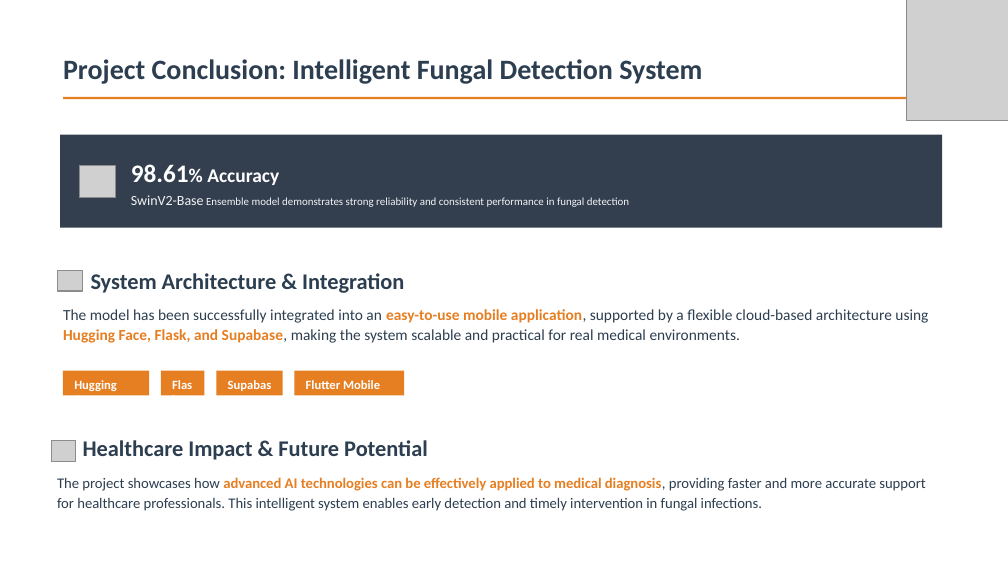
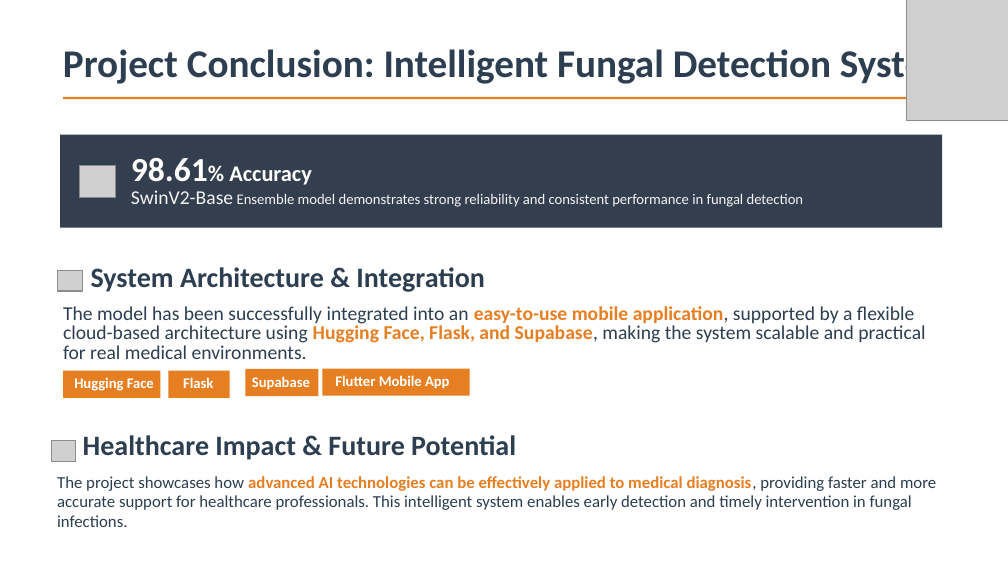
Before and after one commit to ahmed7git/Final-prowerPT, a slide deck: slide 31 of final edit.pptx (slide 32 before the commit). Drawn at 1008x567 pixels with LibreOffice and Linux fonts; fonts in the diff are those of the drawing; grey boxes stand for pictures; background and template pictures are left out. Boxes give left, top, right and bottom in pixels: in the first picture for what was removed or moved away, otherwise in the second. Text is boxed around its words. In the diff, an @@ line names an element or a change of style, - is before the commit and + after.

```diff
--- a/final edit.pptx
+++ b/final edit.pptx
@@ text "Project Conclusion: Intelligent Fungal Detection ..." at <box>63,44,956,87</box>: size 20 to 28 pt @@
@@ text "98.61% Accuracy" at <box>131,158,312,185</box>: size 18 to 24 pt in "98.61%"; size 14 to 16 pt in "98.61% Accuracy" @@
@@ text "SwinV2-Base Ensemble model demonstrates strong ..." at <box>131,190,804,207</box>: size 10 to 14 pt in "SwinV2-Base"; size 7.8 to 10.5 pt in "Ensemble model demonstrates strong reliability and consisten ..." @@
@@ text "System Architecture & Integration" at <box>91,267,485,292</box>: size 16 to 20 pt @@
@@ text "The model has been successfully ..." at <box>63,306,925,359</box>: size 11 to 14 pt @@
@@ rectangle: place and size @@
-rectangle at <box>62,371,148,396</box>
+rectangle at <box>62,371,160,398</box>
@@ rectangle: place and size @@
-rectangle at <box>161,371,205,396</box>
+rectangle at <box>168,371,230,398</box>
@@ text "Flask": place and size @@
-text "Flask" at <box>161,371,205,413</box>
+text "Flask" at <box>183,377,213,388</box>
@@ text "Supabase": place and size @@
-text "Supabase" at <box>217,371,283,413</box>
+text "Supabase" at <box>252,376,310,390</box>
@@ rectangle: place and size @@
-rectangle at <box>217,371,283,396</box>
+rectangle at <box>245,369,318,396</box>
@@ rectangle: place and size @@
-rectangle at <box>294,371,404,396</box>
+rectangle at <box>323,369,470,396</box>
@@ size 9 to 10.5 pt in 4 elements at <box>74,377,154,391</box>, <box>252,376,310,390</box>, <box>183,377,213,388</box>, <box>335,375,450,389</box> @@
@@ text "Flutter Mobile App": place and size @@
-text "Flutter Mobile App" at <box>306,380,380,396</box>
+text "Flutter Mobile App" at <box>335,375,450,389</box>
@@ text "Healthcare Impact & Future Potential" at <box>83,435,516,460</box>: size 16 to 20 pt @@
@@ text "The project showcases how advanced ..." at <box>57,476,936,527</box>: size 10.5 to 12 pt @@
```
Also in this commit, not shown: 5 other slides changed, 3 slides added, 4 slides removed.
